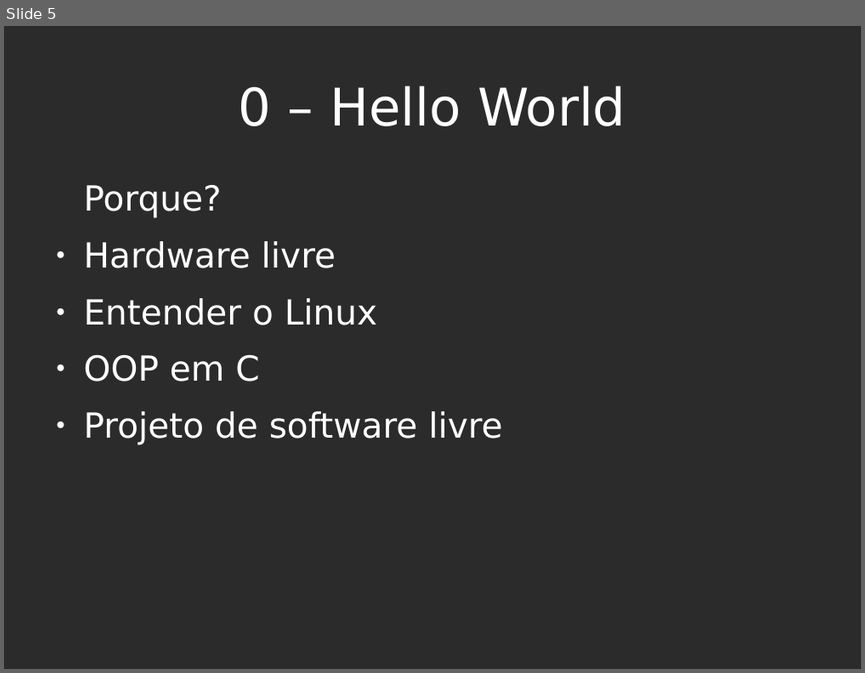
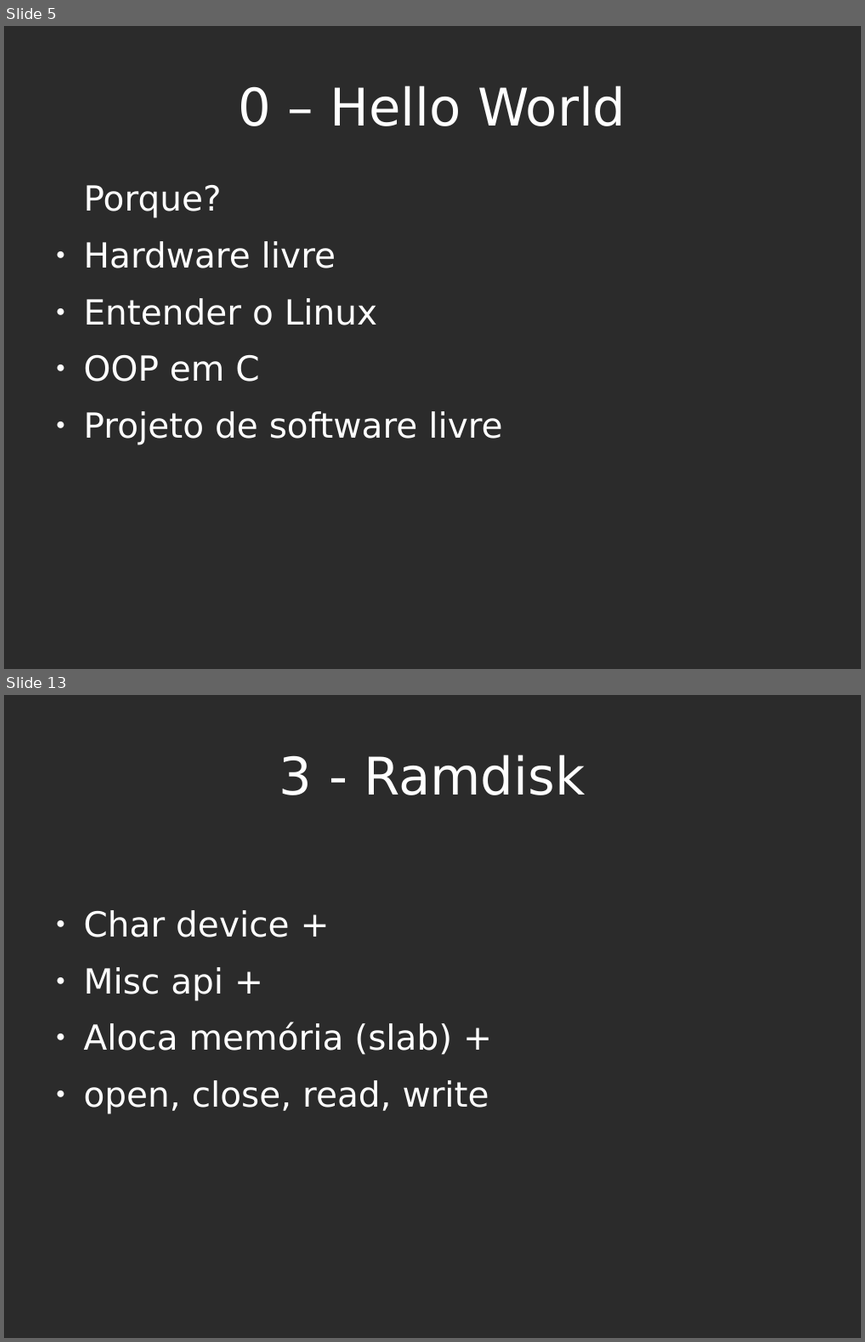
Before and after one commit to diegor2/primoduke, a slide deck: slides.odp. Shown one above the other, each under a label of ours: slide 5 before the commit, slides 5 and 13 after it; the slides between them are not shown. The pictures are 865x673 and 865x1342 pixels, drawn with LibreOffice and Linux fonts; fonts in the diff are those of the drawing; background and template pictures are left out; a plain dark background stands for a picture behind light text. Boxes give left, top, right and bottom in pixels: in the first picture for what was removed or moved away, otherwise in the second. Text is boxed around its words. In the diff, an @@ line names an element or a change of style, - is before the commit and + after.

```diff
--- a/slides.odp
+++ b/slides.odp
@@ slide 13 added at [4,695,861,1338], background picture (left out) @@
@@ title added at [279,755,585,795], 48 pt, text #FFFFFF @@
+3 - Ramdisk
@@ text added at [84,910,489,1114], 32 pt, text #FFFFFF @@
+● Char device +
+● Misc api +
+● Aloca memória (slab) +
+● open, close, read, write
```
Also in this commit, not shown: 5 slides changed, 6 other slides added, 1 slide removed.
